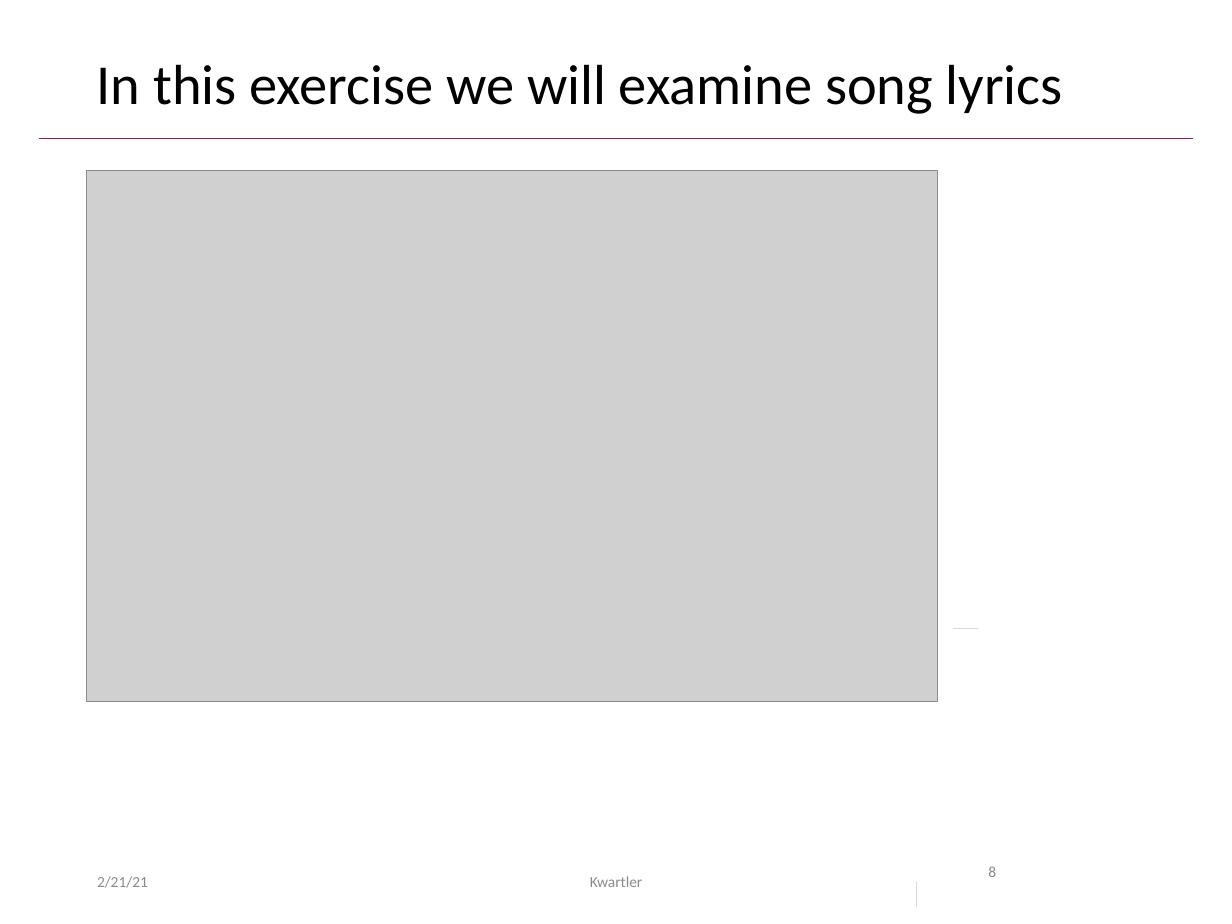
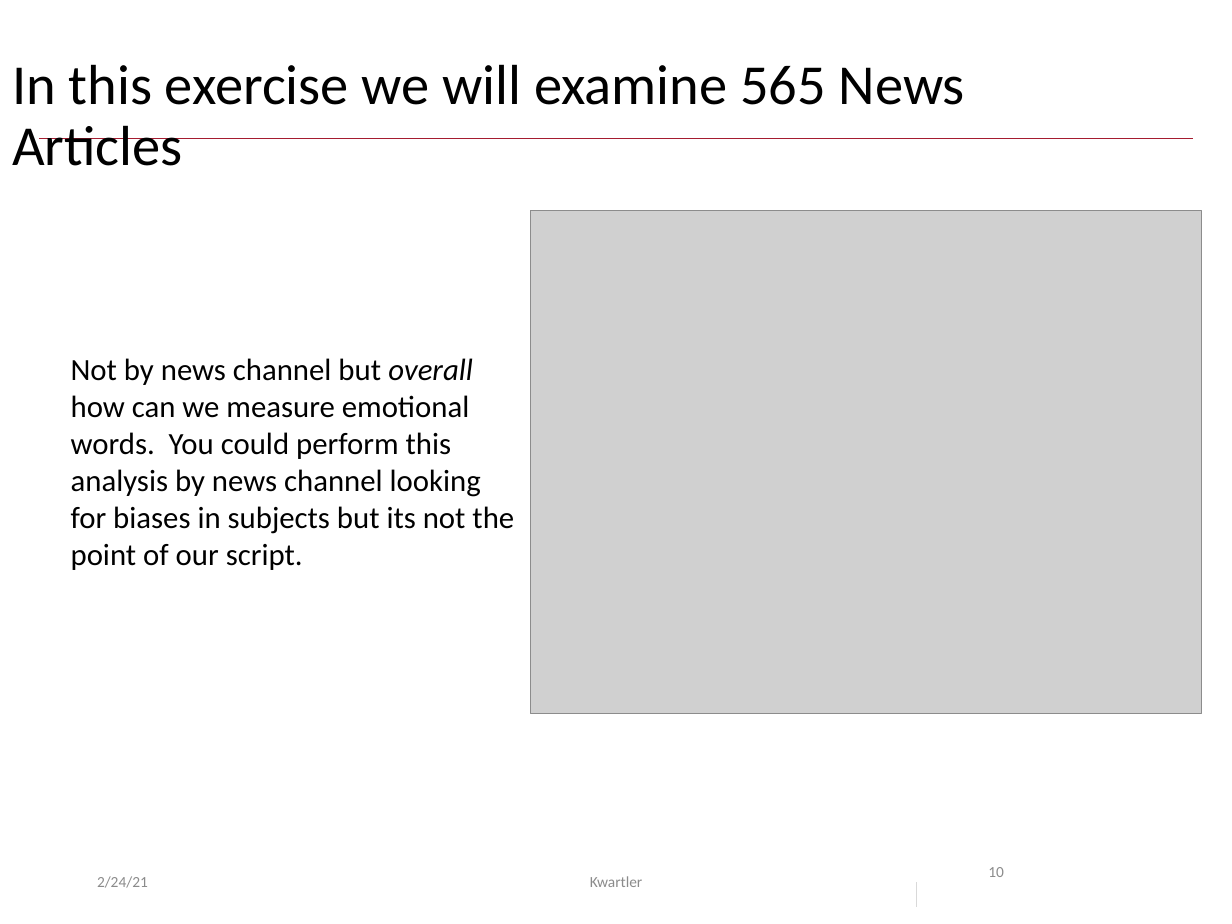
Before and after one commit to kwartler/Harvard_NLP_Student, a slide deck: slide 10 of lessons/E_Polarization_Sentiment/tidy sentiment.pptx (slide 8 before the commit). Drawn at 1232x924 pixels with LibreOffice and Linux fonts; fonts in the diff are those of the drawing; grey boxes stand for pictures; background and template pictures are left out. Boxes give left, top, right and bottom in pixels: in the first picture for what was removed or moved away, otherwise in the second. Text is boxed around its words. In the diff, an @@ line names an element or a change of style, - is before the commit and + after.

```diff
--- a/lessons/E_Polarization_Sentiment/tidy sentiment.pptx
+++ b/lessons/E_Polarization_Sentiment/tidy sentiment.pptx
@@ title at bbox=[12, 64, 965, 166]: text changed @@
-In this exercise we will examine song lyrics
+In this exercise we will examine 565 News Articles
@@ picture removed at bbox=[86, 170, 938, 701] @@
@@ picture added at bbox=[531, 211, 1201, 713] @@
@@ text added at bbox=[71, 358, 514, 570], 18 pt, text #000000 @@
+Not by news channel but overall how can we measure emotional words. You could perform this analysis by news channel looking for biases in subjects but its not the point of our script.
@@ line removed from (954, 628) to (978, 628) @@
@@ page number at bbox=[988, 867, 1004, 877]: text changed @@
-8
+10
@@ text at bbox=[97, 876, 148, 888]: text changed @@
-2/21/21
+2/24/21
```
Also in this commit, not shown: 12 other slides changed, 2 slides added, 2 slides removed, 5 other files.
